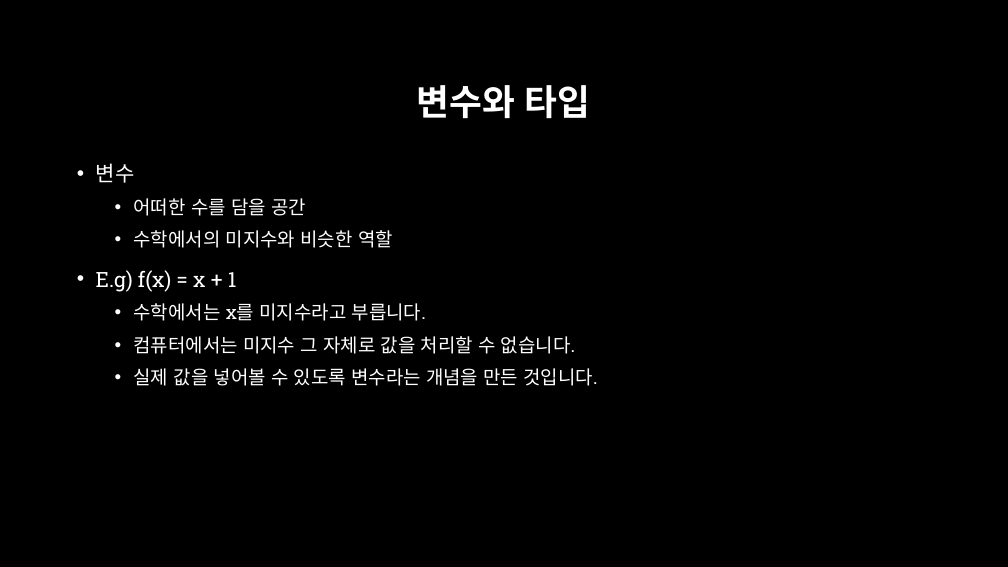
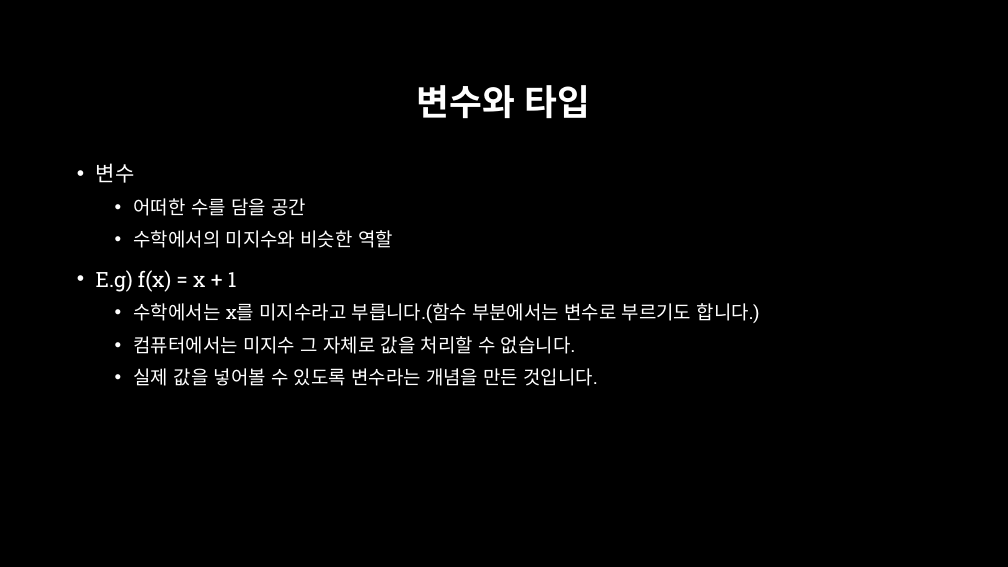
Before and after one commit to across0406/2017-GNU-Science-Camp-of-Computer-Science, a slide deck: slide 13 of ppt/2. 실습환경 및 Python 기초.pptx (slide 12 before the commit). Drawn at 1008x567 pixels with LibreOffice and Linux fonts; fonts in the diff are those of the drawing; background and template pictures are left out. Boxes give left, top, right and bottom in pixels: in the first picture for what was removed or moved away, otherwise in the second. Text is boxed around its words. In the diff, an @@ line names an element or a change of style, - is before the commit and + after.

```diff
--- a/ppt/2. 실습환경 및 Python 기초.pptx
+++ b/ppt/2. 실습환경 및 Python 기초.pptx
@@ text at (134, 303, 760, 323): text changed @@
-  • 수학에서는 x를 미지수라고 부릅니다.
+  • 수학에서는 x를 미지수라고 부릅니다.(함수 부분에서는 변수로 부르기도 합니다.)
```
Also in this commit, not shown: 2 other slides changed, 4 slides added, 9 other files.
